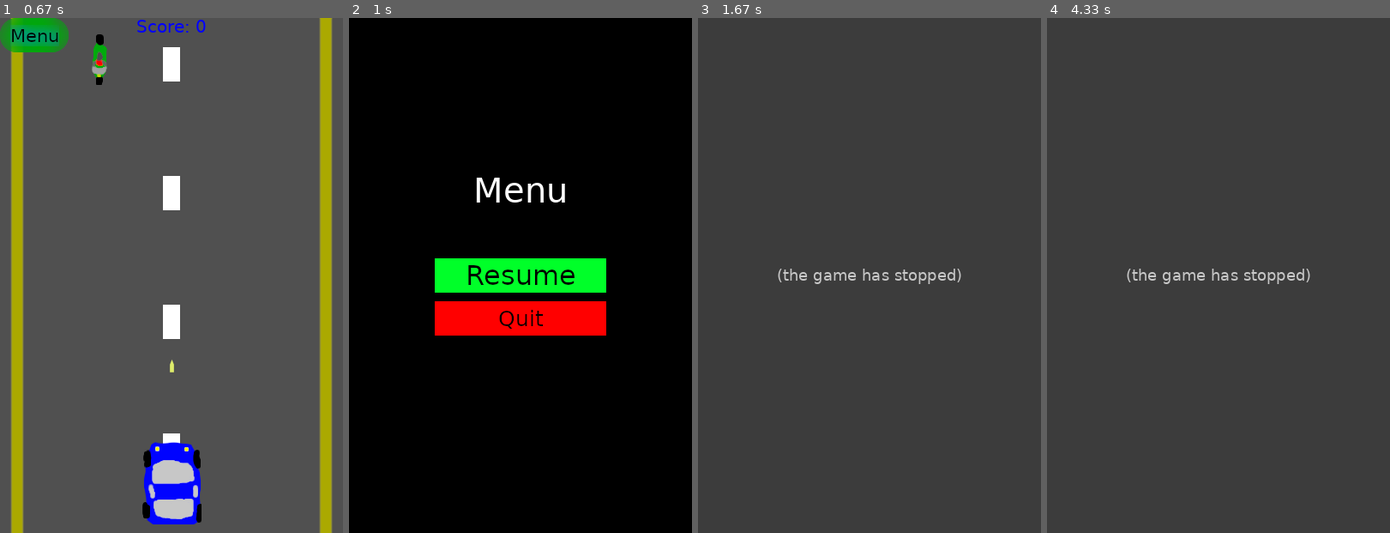
Above: before the commit, frames 1-4 (left to right).
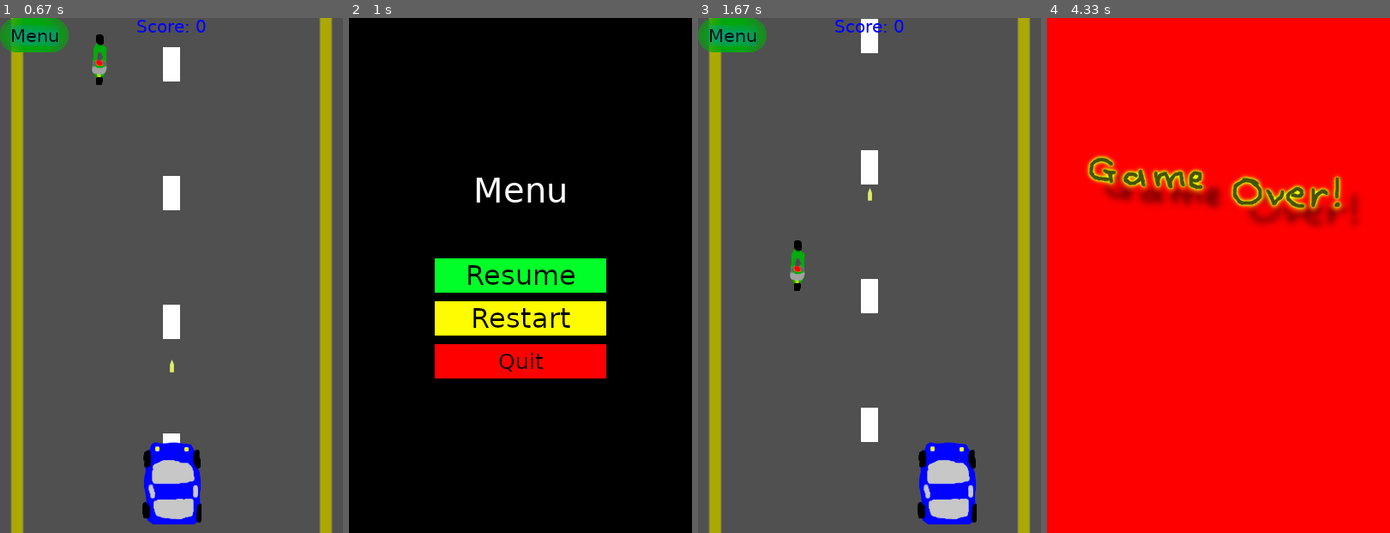
Above: after the commit, the same moments.

Repository: mnguyen4/learning-py-game
Game: pygame game, started from src/game_main_2.py
Same seed, same stepped clock (60 frames per second), same inputs: the game is played once before the commit and once after it.
Inputs (mouse positions are in pixels of both pictures, inside the frame that each line leads up to):
- Up to frame 1 (0.67 s): tap Space at 0.33 s
- Up to frame 2 (1 s): click (383, 33) at 0.72 s
- Up to frame 3 (1.67 s): click (869, 316) at 1.05 s; hold Right from 1.33 s (still down); tap Space at 1.4 s
- Up to frame 4 (4.33 s): tap Space at 1.7, 1.9, 2.2, 2.4, 2.7, 2.97, 3.27, 3.4, 3.7, 4.07 s; release Right at 1.8 s; hold Right 1.83-2.3 s; hold Left 2.33-2.87 s; hold Left 2.9-3.3 s; hold Right 3.33-3.97 s; hold Left from 4 s (still down)

Frame 1 is identical in both runs. In frame 2, 6.6% of the frame differs, in the area x 25-75%, y 55-70%; in frame 3, 14%; in frame 4, 100%, in the area x 0-100%, y 0-100%.
Before the commit the program exited at 1.07 s; later frames show no game.

Commit message:
Adding groundwork for restarting the game.

Diff:
--- a/src/game_functions.py
+++ b/src/game_functions.py
@@ -30,7 +30,9 @@
     game_surface.blit(menu_txt, menu_txt.get_rect(center=(game_state.SCREEN_WIDTH / 2, game_state.SCREEN_HEIGHT / 3)))
     resume_btn = Button(game_state.RESUME_IMG, game_state.SCREEN_WIDTH / 2, game_state.SCREEN_HEIGHT / 2)
     game_surface.blit(resume_btn.image, resume_btn.rect)
-    quit_btn = Button(game_state.QUIT_IMG, game_state.SCREEN_WIDTH / 2, game_state.SCREEN_HEIGHT / 2 + 50)
+    restart_btn = Button(game_state.RESTART_IMG, game_state.SCREEN_WIDTH / 2, game_state.SCREEN_HEIGHT / 2 + 50)
+    game_surface.blit(restart_btn.image, restart_btn.rect)
+    quit_btn = Button(game_state.QUIT_IMG, game_state.SCREEN_WIDTH / 2, game_state.SCREEN_HEIGHT / 2 + 100)
     game_surface.blit(quit_btn.image, quit_btn.rect)
     while game_state.MENU:
         for event in pygame.event.get():
@@ -44,6 +46,9 @@
                 mouse = pygame.mouse.get_pos()
                 if resume_btn.rect.left <= mouse[0] <= resume_btn.rect.right and resume_btn.rect.top <= mouse[1] <= resume_btn.rect.bottom:
                     game_state.MENU = False
+                if restart_btn.rect.left <= mouse[0] <= restart_btn.rect.right and restart_btn.rect.top <= mouse[1] <= restart_btn.rect.bottom:
+                    game_state.MENU = False
+                    pygame.event.post(pygame.event.Event(game_state.RESTART))
                 if quit_btn.rect.left <= mouse[0] <= quit_btn.rect.right and quit_btn.rect.top <= mouse[1] <= quit_btn.rect.bottom:
                     pygame.event.post(pygame.event.Event(QUIT))
         fps.tick(game_state.FRAME_RATE)
--- a/src/game_main_2.py
+++ b/src/game_main_2.py
@@ -66,6 +66,9 @@
                 all_sprites.add(bullet)
                 bullets.add(bullet)
                 game_state.FIRED += 1
+        if event.type == game_state.RESTART:
+            print("Restart event triggered")
+            # TODO: Add restart handler
         if event.type == QUIT:
             pygame.quit()
             sys.exit()
--- a/src/game_state.py
+++ b/src/game_state.py
@@ -32,6 +32,7 @@
 INC_SPEED = pygame.USEREVENT + 1
 SPAWN_ENEMY = pygame.USEREVENT + 2
 SHOOT = pygame.USEREVENT + 3
+RESTART = pygame.USEREVENT + 4
 # image cache
 ENEMIES = [
     {
@@ -83,6 +84,7 @@
 TITLE_IMG = pygame.image.load("resources/title.png")
 GAMEOVER_IMG = pygame.image.load("resources/gameover.png")
 RESUME_IMG = pygame.image.load("resources/resume.png")
+RESTART_IMG = pygame.image.load("resources/restart.png")
 QUIT_IMG = pygame.image.load("resources/quit.png")
 BG_IMG = pygame.image.load("resources/background.png")
 MENU_IMG = pygame.image.load("resources/menu.png")
